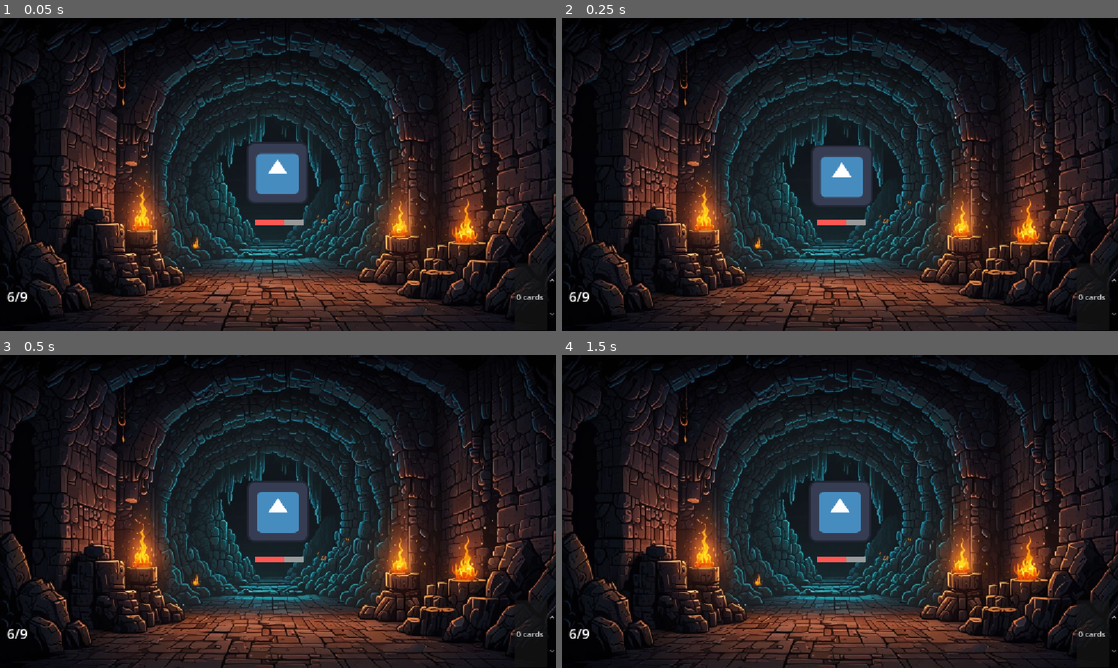
Above: before the commit, frames 1-4 (two rows, left to right).
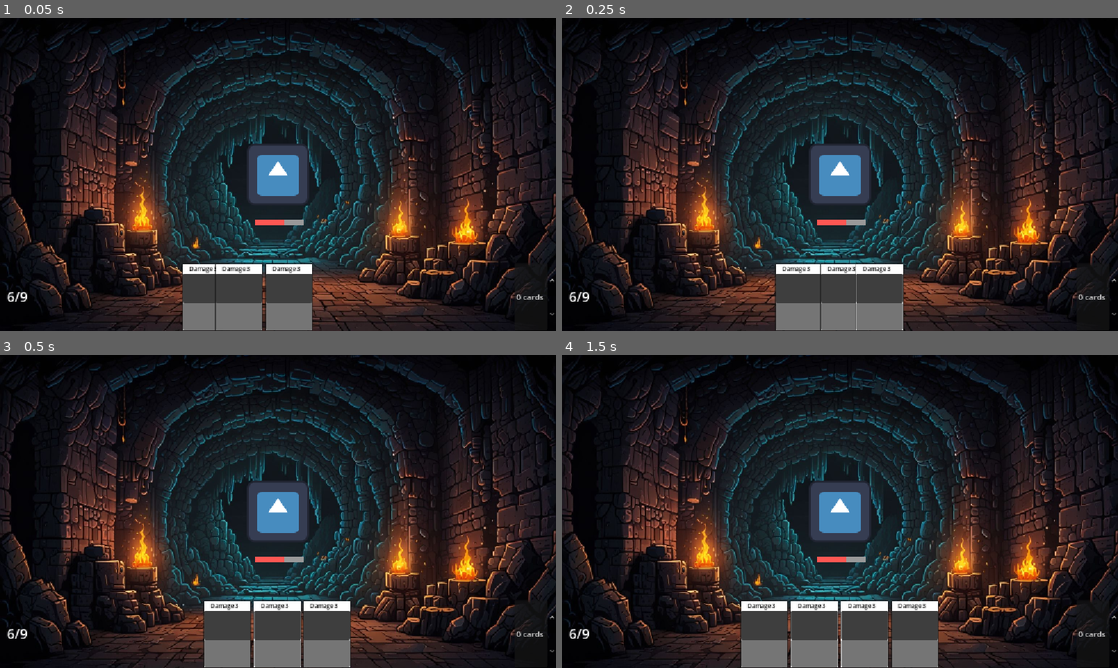
Above: after the commit, the same moments.

Repository: OteroJP/roguelito
Game: Godot game, scene res://ui/main.tscn
Same seed, same stepped clock (60 frames per second), same inputs: the game is played once before the commit and once after it. The engine's default icon, where the game draws it, is replaced by a stand-in: a white triangle on a blue panel in a dark square.
Inputs (mouse positions are in pixels of both pictures, inside the frame that each line leads up to):
- Up to frame 1 (0.05 s): no input
- Up to frame 2 (0.25 s): no input
- Up to frame 3 (0.5 s): no input
- Up to frame 4 (1.5 s): move the mouse to (962, 495) at 0.52 s; click (962, 495) at 0.67 s; tap Enter at 1.25 s; move the mouse to (728, 527) at 1.27 s; click (728, 527) at 1.42 s

The runs differ from the first frame. In frame 1, 5.0% of the frame differs, in the area x 32-57%, y 39-100%; in frame 2, 5.2%; in frame 3, 5.3%; in frame 4, 7.0%, in the area x 32-68%, y 78-100%.
Error before the commit: Invalid call. Nonexistent function '_setup' in base 'PanelContainer (Card)'. (res://ui/card_manager/card/card.gd:19)

Commit message:
tweak [Card] node
fix CombatRoom character deck preparation

Diff:
--- a/app/combat_room.gd
+++ b/app/combat_room.gd
@@ -9,32 +9,30 @@
 @onready var dungeon: Node2D = %DungeonRoom
 
 func _ready() -> void:
-	_prepare_combat() #await?
-
-	#Add villain node
-	villain.prepare_deck()
-	hero.prepare_deck()
-	villain_container.add_child(villain.create_node())
-	dungeon.add_child(hero.create_node())
-
-	#TODO Add heor node
-
+	_prepare_room()
 	await start_combat()
 
 
 func start_combat() -> void:
+	#TBD initial combat animations
+	await villain.show_hand()
+	await _combat_loop.run()
+	_end_combat()
+
+
+func _prepare_room() -> void:
+	print("Preparing hero, decks and villain")
+	villain_container.add_child(villain.prepare())
+	dungeon.add_child(hero.prepare())
 	_combat_loop = CombatLoop.new(
 		_prepare_end_conditions(),
 		_prepare_phases(),
 	)
-	await _combat_loop.run()
-	_end_combat()
 
 
-func _prepare_combat() -> void:
-	print("Preparing hero, decks and villain")
-	# get and store the hero
-	# get and store the villain
+func _end_combat() -> void:
+	# TBD
+	pass
 
 
 func _prepare_end_conditions() -> Array[EndCondition]:
@@ -46,15 +44,12 @@
 		villain_defeated,
 		hero_defeated
 	]
-	#end_conditions
 
 
 func _prepare_phases() -> Array[LoopPhase]:
 	var phases: Array[LoopPhase] = [
-		UpkeepLoop.new(hero, villain),PlayerTurn.new(villain),Resolution.new()
+		UpkeepLoop.new(hero, villain),
+		PlayerTurn.new(villain),
+		Resolution.new()
 		]
 	return phases
-
-
-func _end_combat() -> void:
-	pass
--- a/app/loops/_loop_phase.gd
+++ b/app/loops/_loop_phase.gd
@@ -1,6 +1,6 @@
 @abstract class_name LoopPhase extends RefCounted
 
-signal phase_ended
+#signal phase_ended
 
 var _have_loop_ended: Callable
 
--- a/app/loops/combat_loop/combat_loop.gd
+++ b/app/loops/combat_loop/combat_loop.gd
@@ -27,14 +27,13 @@
 	while not _should_end():
 		_current_phase = _current_phase + 1 % phases.size()
 		var phase = phases[_current_phase]
-		print("next phase is starting ", phase.get_script().get_global_name()," ",
-		phases.map(func(x): return x.get_script().get_global_name())
-		)
+		print("next phase is starting ", phase.get_script().get_global_name())
 		await phase.run()
-	print("While loop ended")
+	print("Combat loop ended")
+
 
 func _should_end() -> bool:
-	#TODO run report
+	#TBD run report
 	var was_satisfied: Callable = (
 		func(condition: EndCondition):
 			return condition.was_satisfied()
--- a/app/loops/combat_loop/player_turn.gd
+++ b/app/loops/combat_loop/player_turn.gd
@@ -12,6 +12,10 @@
 
 func run() -> void:
 	print("player turn started")
+	await _villain.draw()
+	print("villain drawn")
+	if _have_loop_ended.call():
+		return
 	# Opcional: Before choosing card: spend mana for casting spell.
 	# TODO: Esto de abajo comentado lo implementaremos en otro sprint
 	#await _villain.activate_ability()
@@ -22,4 +26,4 @@
 	# On card play, check for symbol match:
 		# Add symbols to completed symbols box
 		# Symbol effect resolution (inmediatamente uno de 3 efectos genéricos).
-	phase_ended.emit()
+	#phase_ended.emit()
--- a/app/loops/combat_loop/resolution.gd
+++ b/app/loops/combat_loop/resolution.gd
@@ -43,4 +43,5 @@
 	await _control_node.get_tree().process_frame
 	_control_node.hide()
 
+
 	#TODO Discards cards, if there is more than hand_limit (6) it must discard hand_size - hand_limit.
--- a/app/loops/combat_loop/upkeep.gd
+++ b/app/loops/combat_loop/upkeep.gd
@@ -13,13 +13,10 @@
 
 func run() -> void:
 	print("upkeep started")
-	#await _hero.get_ready() # Hero shows stance
+	await _hero.draw() # Hero shows stance
 	print("hero playing card")
 	await _hero.play_card() # Hero shows play intent of its card
-	print("villain drawing")
-	await _villain.draw() # villaino roba 1 carta
 	if _have_loop_ended.call():
 		return
-	phase_ended.emit()
-	# Si no le quedan cartas, pierde 1 de vida, mezcla su descarte en un nuevo mazo y roba.
 	# on_upkeep effects.
+	#phase_ended.emit()
--- a/dungeon/character/_character.gd
+++ b/dungeon/character/_character.gd
@@ -4,21 +4,16 @@
 signal character_stats_changed
 
 @export var character_name: String
-@export var deck: Deck
 @export var max_health: int
 @export var health: int
+@export var deck: Deck
 
 
-@abstract func create_node() -> Node
+@abstract func prepare() -> Node
 
-
-## Implement as a coroutine because the combat loop
-## structure is awaiting for this method
 @abstract func play_card() -> void
 
-
-func prepare_deck() -> void:
-	deck.prepare()
+@abstract func draw() -> void
 
 
 func take_damage(damage: int) -> void:
--- a/dungeon/character/hero/hero.gd
+++ b/dungeon/character/hero/hero.gd
@@ -6,18 +6,24 @@
 const HERO_SCENE: PackedScene = preload("uid://dsakfrfgkdj8u")
 
 
-func create_node() -> HeroVisuals:
+func prepare() -> HeroVisuals:
+	deck.prepare()
 	var hero_visuals: HeroVisuals = HERO_SCENE.instantiate() as HeroVisuals
 	_hero_visuals = hero_visuals.setup(self)
 	return _hero_visuals
 
 
-func play_card() -> void:
+func draw() -> void:
 	if not deck.may_draw(1):
 		deck.reshuffle()
 	var card: CardData = deck.draw()
-	deck.play(card)
-	GameManager.current_hero_card = card
+	await _hero_visuals.change_stance(card)
+
+
+func play_card() -> void:
+	var only_card_in_hand = deck.pick_random_card()
+	deck.play(only_card_in_hand)
+	GameManager.current_hero_card = only_card_in_hand
 	_hero_visuals.play_card()
 	#await _hero_visuals.get_tree().process_frame
 	await _hero_visuals.played_card_anim_finished
--- a/dungeon/character/hero/hero_visuals.gd
+++ b/dungeon/character/hero/hero_visuals.gd
@@ -39,6 +39,10 @@
 	#life_bar.value = _hero.health
 
 
+func change_stance(card: CardData) -> void:
+	#TODO esto hay que reverlo
+	await get_tree().process_frame
+
 func _shake_sprite() -> void:
 	var original_position: Vector2 = art.position
 	var tween: Tween = create_tween().set_parallel(false)
--- a/dungeon/character/villain/villain.gd
+++ b/dungeon/character/villain/villain.gd
@@ -1,12 +1,13 @@
 class_name Villain extends Character
 
 const VILLAIN_CARDS: PackedScene = preload("uid://cs4gqthniprqk")
+var _VillainCardsUI: VillainCardsUI
 
-var _VillainCardsUI: VillainCardsUI
 
 ## Implement as a coroutine because the combat loop
 ## structure is awaiting for this method:
-func create_node() -> VillainCardsUI:
+func prepare() -> VillainCardsUI:
+	deck.prepare()
 	_VillainCardsUI = VILLAIN_CARDS.instantiate() as VillainCardsUI
 	return _VillainCardsUI
 
@@ -18,8 +19,14 @@
 
 
 func draw() -> void:
-	if not deck.may_draw(1):
+	if not deck.may_draw(1): # Si no le quedan cartas, pierde 1 de vida, mezcla su descarte en un nuevo mazo y roba.
 		deck.reshuffle()
 		take_damage(1)
 	var card_data: CardData = deck.draw()
 	await _VillainCardsUI.add_to_hand([card_data])
+
+
+
+func show_hand() -> void:
+	#TESTING
+	await _VillainCardsUI.add_to_hand(deck.display_hand())
--- a/dungeon/character/villain/villain_cards.tscn
+++ b/dungeon/character/villain/villain_cards.tscn
@@ -34,6 +34,7 @@
 size_flags_vertical = 4
 offset_transform_enabled = true
 offset_transform_position = Vector2(0, -100)
+offset_transform_visual_only = false
 
 [node name="ConfirmButton" type="Button" parent="HandContainer/Buttons" unique_id=2048344342]
 unique_name_in_owner = true
--- a/dungeon/deck.gd
+++ b/dungeon/deck.gd
@@ -6,12 +6,12 @@
 
 
 @export var card_set: Dictionary[CardData, int] = {}
-@export var side_deck: Dictionary[CardData, int] = {}
+@export var side_card_pile: Dictionary[CardData, int] = {}
+@export_range(0,20,1) var initial_hand_size: int = 0
 @export_range(1,20,1) var max_hand_size: int = 1
-@export_range(0,20,1) var initial_hand_size: int = 1
 
 @export_group("Runtime variables")
-@export var _deck: Array[CardData] = []
+@export var _card_pile: Array[CardData] = []
 @export var _hand: Array[CardData] = []
 @export var _playing_area: Array[CardData] = []
 @export var _discard_pile: Array[CardData] = []
@@ -19,34 +19,40 @@
 
 
 func prepare() -> void:
-	_deck.clear()
+	_card_pile.clear()
 	_discard_pile.clear()
 	_hand.clear()
 	for card: CardData in card_set:
+		print("card: ", card)
 		for copy: int in card_set[card]:
-			_deck.append(card.duplicate(true))
-	_deck.shuffle() #without controled seed
+			_card_pile.append(card.duplicate(true))
+	_card_pile.shuffle() #without controled seed
 	for ix in initial_hand_size:
-		_hand.append(_deck.pop_front())
+		_hand.append(_card_pile.pop_front())
 
 
 func reshuffle() -> void:
-	add_to_deck(_discard_pile)
+	add_to_card_pile(_discard_pile)
 	_discard_pile.clear()
-	_deck.shuffle()
+	_card_pile.shuffle()
 	cards_moved.emit()
 
 
 func may_draw(amount: int) -> bool:
-	return _deck.size() > amount
+	return _card_pile.size() > amount
 
 
 func draw() -> CardData:
-	assert(_deck.size() > 0, "Draw attempt on empty _deck")
-	var card: CardData = _deck.pop_front()
+	assert(_card_pile.size() > 0, "Draw attempt on empty _card_pile")
+	var card: CardData = _card_pile.pop_front()
 	_hand.append(card)
 	cards_moved.emit()
 	return card
+
+
+func pick_random_card() -> CardData:
+	assert(_hand.size() > 0, "Draw attempt on empty _card_pile")
+	return _hand.pick_random()
 
 
 func play(card: CardData) -> void:
@@ -76,12 +82,12 @@
 	return (
 		_discard_pile.size()
 		+ _hand.size()
-		+ _deck.size()
+		+ _card_pile.size()
 		)
 
 
-func cards_in_deck() -> int:
-	return _deck.size()
+func cards_in_card_pile() -> int:
+	return _card_pile.size()
 
 
 func cards_in_hand() -> int:
@@ -92,8 +98,8 @@
 	return _discard_pile.size()
 
 
-func display_deck() -> Array[CardData]:
-	return _deck.duplicate(false)
+func display_card_pile() -> Array[CardData]:
+	return _card_pile.duplicate(false)
 
 
 func display_hand() -> Array[CardData]:
@@ -104,17 +110,17 @@
 	return _hand.duplicate(false)
 
 
-func put_on_top_deck(extra_cards: Array[CardData]) -> void:
-	extra_cards.append_array(_deck)
-	_deck = extra_cards
+func put_on_top_card_pile(extra_cards: Array[CardData]) -> void:
+	extra_cards.append_array(_card_pile)
+	_card_pile = extra_cards
 
 
-func put_on_bottom_deck(extra_cards: Array[CardData]) -> void:
-	_deck.append_array(extra_cards)
+func put_on_bottom_card_pile(extra_cards: Array[CardData]) -> void:
+	_card_pile.append_array(extra_cards)
 
 
-func add_to_deck(extra_cards: Array[CardData]) -> void:
+func add_to_card_pile(extra_cards: Array[CardData]) -> void:
 	for card: CardData in extra_cards:
-		_deck.append(card)
-	_deck.shuffle()
-	deck_shuffle.emit(_deck.size())
+		_card_pile.append(card)
+	_card_pile.shuffle()
+	deck_shuffle.emit(_card_pile.size())
--- a/ui/card_manager/card/card.gd
+++ b/ui/card_manager/card/card.gd
@@ -1,23 +1,45 @@
 class_name Card
 extends PanelContainer
 
-signal card_clicked(card: Card)
+signal card_clicked(card: CardData)
 
 const CARD_SCENE: PackedScene = preload("uid://ce3fqp227u3vc")
+const HOVER_UPWARD_MOVEMENT: float = 20.0 # Pixels to move up
 
 var _data: CardData
 @onready var _art_frame: TextureRect = %Ilustration
+@onready var _effect_label: RichTextLabel = %Effect
 @onready var _name_tag: Label = %Title
-@onready var _effect_label: RichTextLabel = %Effect
+@onready var _back: ColorRect = %CardBack
 var _bonus_effect_label: Label
 var _symbol_finish: TextureRect
 var _symbol_start: TextureRect
 
+var _tween: Tween
+var _is_hovered: bool = false
+
+
+func _ready() -> void:
+	offset_transform_enabled = true
+	offset_transform_visual_only = true
+
+# Force the root panel to capture mouse inputs directly
+	mouse_filter = Control.MOUSE_FILTER_STOP
+
+	# Set the container holding your UI items to completely ignore mouse events
+	# This automatically bypasses all of its internal children!
+	$MarginContainer.mouse_filter = Control.MOUSE_FILTER_IGNORE
+
+	if _data:
+		_art_frame.texture = _data.art
+		_name_tag.text = _data.name
+		_effect_label.text = _data.effects_text()
+
 
 static func new_card(data: CardData) -> Card:
-	var card: Card = CARD_SCENE.instantiate()
-	card._setup(data)
+	var card: Card = CARD_SCENE.instantiate() as Card
 	card.set_process_input(false)
+	card._data = data
 	return card
 
 
@@ -25,14 +47,40 @@
 	return _data
 
 
+func match_data(data: CardData) -> bool:
+	return _data == data
+
+
+
 func _gui_input(event: InputEvent) -> void:
-	if (
-		event is InputEventMouseButton
-	and event.button_index == MOUSE_BUTTON_LEFT
-	and event.is_released()
-	):
+	if event is InputEventMouseButton and event.button_index == MOUSE_BUTTON_LEFT and event.pressed:
+		print("CARD CLICKED!")
 		card_clicked.emit(select_card())
 
 
-func match_data(data: CardData) -> bool:
-	return _data == data
+
+func _on_mouse_entered() -> void:
+	if not _is_hovered:
+		_is_hovered = true
+		_animate_card(Vector2.UP)
+
+
+func _on_mouse_exited() -> void:
+	if _is_hovered:
+		_is_hovered = false
+		_animate_card(Vector2.ZERO)
+	#FIXME it is exiting immediatly
+	#await _animate_card(Vector2.ZERO).finished
+	#_tween = null
+
+
+
+func _animate_card(direction: Vector2) -> Tween:
+	if _tween:
+		_tween.kill()
+	_tween = create_tween()
+	var target_position: Vector2 = HOVER_UPWARD_MOVEMENT*direction
+	_tween.tween_property(self, "offset_transform_position", target_position, 0.2)
+	_tween.set_trans(Tween.TRANS_QUAD)
+	_tween.set_ease(Tween.EASE_OUT)
+	return _tween
--- a/ui/card_manager/card/card.tscn
+++ b/ui/card_manager/card/card.tscn
@@ -2,8 +2,11 @@
 
 [ext_resource type="Script" uid="uid://dj7q4ijsy01wc" path="res://ui/card_manager/card/card.gd" id="1_pbwxm"]
 
-[node name="Control" type="PanelContainer" unique_id=1032387873]
+[node name="Control" type="PanelContainer" unique_id=386368749]
 custom_minimum_size = Vector2(100, 140)
+propagate_maximum_size = false
+offset_right = 100.0
+offset_bottom = 140.0
 size_flags_horizontal = 4
 size_flags_vertical = 4
 script = ExtResource("1_pbwxm")
@@ -15,7 +18,8 @@
 theme_override_constants/margin_right = 2
 theme_override_constants/margin_bottom = 2
 
-[node name="ColorRect" type="ColorRect" parent="MarginContainer" unique_id=1052783]
+[node name="CardBack" type="ColorRect" parent="MarginContainer" unique_id=1052783]
+unique_name_in_owner = true
 layout_mode = 2
 
 [node name="VBoxContainer" type="VBoxContainer" parent="MarginContainer" unique_id=1824602944]
@@ -56,3 +60,6 @@
 [node name="Effect" type="RichTextLabel" parent="MarginContainer/VBoxContainer/EffectBackGround" unique_id=2048058424]
 unique_name_in_owner = true
 layout_mode = 2
+
+[connection signal="mouse_entered" from="." to="." method="_on_mouse_entered"]
+[connection signal="mouse_exited" from="." to="." method="_on_mouse_exited"]
--- a/ui/villain_cards_ui.gd
+++ b/ui/villain_cards_ui.gd
@@ -10,7 +10,7 @@
 @onready var _DiscardContainer: MarginContainer = %DiscardContainer
 
 @onready var _Deck: Label = %Deck
-@onready var _Hand: HBoxContainer = $Hand
+@onready var _Hand: HBoxContainer = %Hand
 @onready var _Discard: SpinBox = %Discard
 @onready var _ConfirmButton: Button = %ConfirmButton
 @onready var _CancelButton: Button = %CancelButton
@@ -30,7 +30,8 @@
 
 	for data: CardData in cards:
 		var card: Card = Card.new_card(data)
-		_Hand.add_child(card)
+		if _Hand:
+			_Hand.add_child(card)
 		card.offset_transform_enabled = true
 		card.offset_transform_visual_only = true
 		card_nodes.append(card) 	#TODO: think a zero-copy, statically typed solution bypassing current GDScript limitations
@@ -41,9 +42,10 @@
 
 #
 func choose_card() -> CardData:
+	print("Choosing card")
 	_set_hand_interactable(true)
 	await _ConfirmButton.pressed
-	var card_selected: CardData= _chosen_card
+	var card_selected: CardData = _chosen_card
 	_cancel_selection()
 	_set_hand_interactable(false)
 	return card_selected
Not shown: 1 places in ui/main.tscn that only renumber resources
